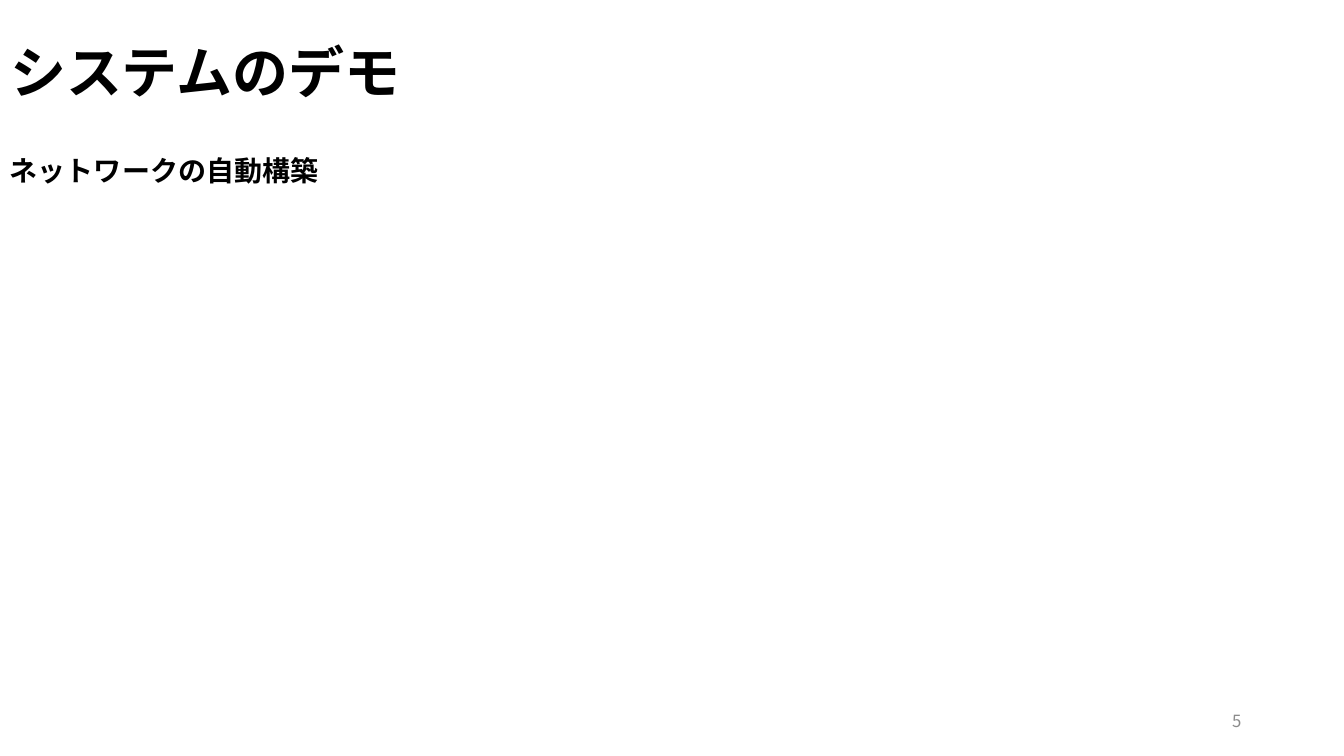
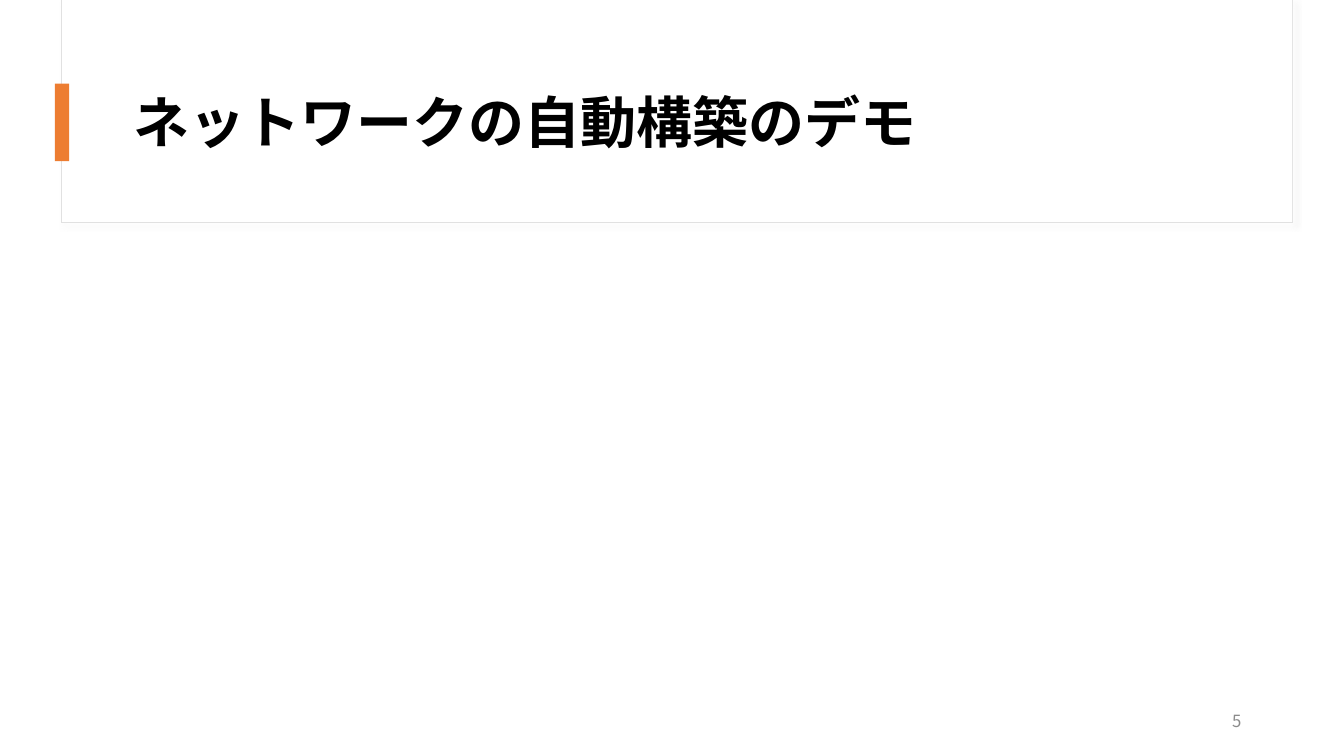
Before and after one commit to OOL2020-goodluckfanfield/Document, a slide deck: slide 5 of ool2020_middle_report_volume３_10_25 .pptx. Drawn at 1344x756 pixels with LibreOffice and Linux fonts; fonts in the diff are those of the drawing. Boxes give left, top, right and bottom in pixels: in the first picture for what was removed or moved away, otherwise in the second. Text is boxed around its words. In the diff, an @@ line names an element or a change of style, - is before the commit and + after.

```diff
--- a/ool2020_middle_report_volume３_10_25 .pptx
+++ b/ool2020_middle_report_volume３_10_25 .pptx
@@ rectangle added at <box>62,0,1293,223</box>, fill #FFFFFF, outline #E1E1E1 0.75 pt @@
@@ rectangle added at <box>63,0,1293,222</box>, fill #FFFFFF @@
@@ rectangle added at <box>55,84,70,161</box>, fill #ED7D31 @@
@@ title at <box>133,94,916,148</box>: text changed @@
-システムのデモ
+ネットワークの自動構築のデモ
@@ text removed at <box>10,157,318,184</box> @@
-ネットワークの自動構築
```
Also in this commit, not shown: 4 other slides changed, 2 slides added, 1 slide removed, 1 other file.
